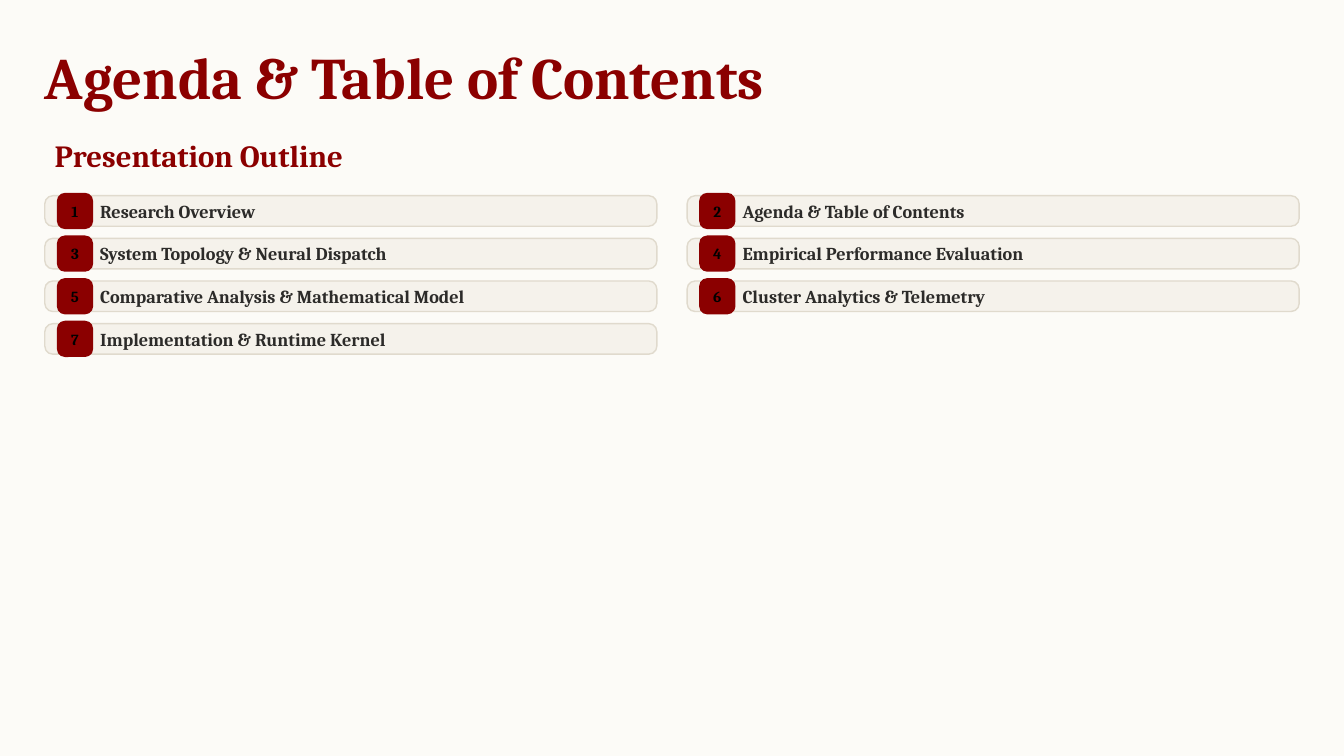
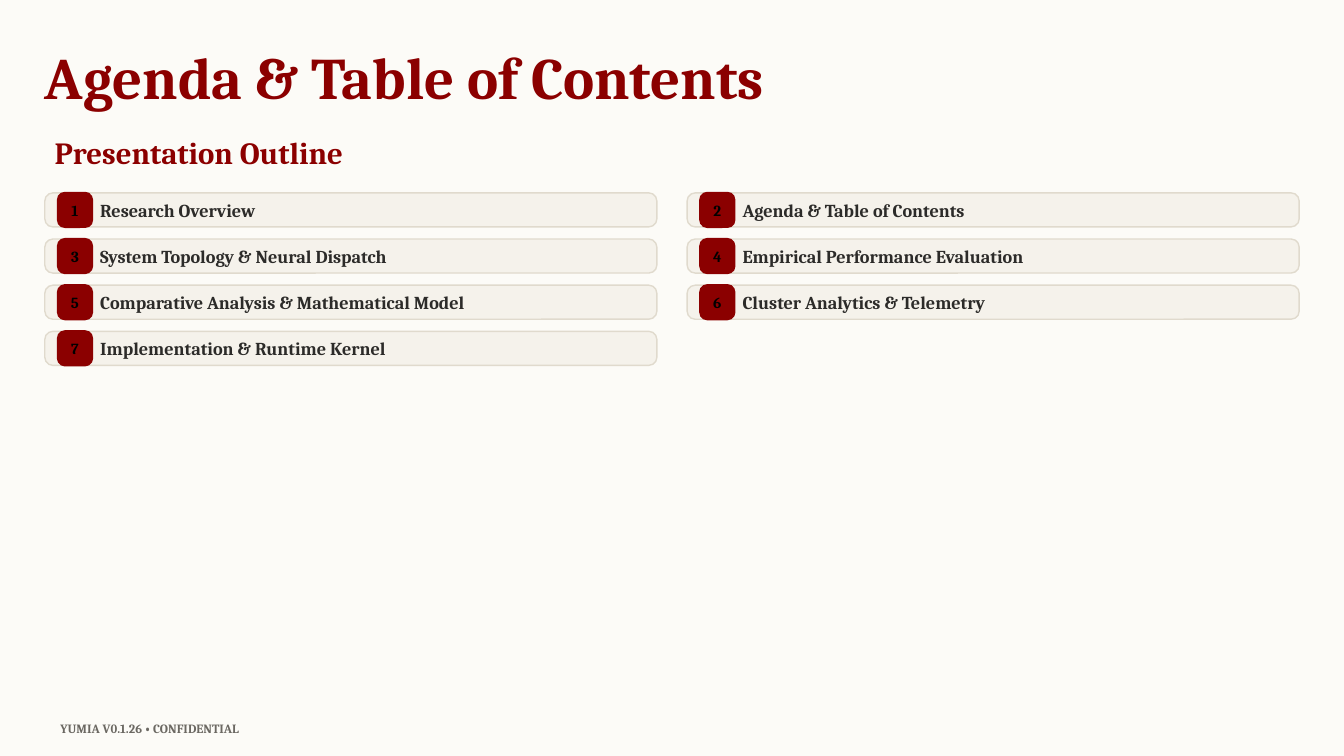
Before and after one commit to biagio-scaglia/Yumia-MD, a slide deck: slide 2 of presentation.pptx. Drawn at 1344x756 pixels with LibreOffice and Linux fonts; fonts in the diff are those of the drawing. Boxes give left, top, right and bottom in pixels: in the first picture for what was removed or moved away, otherwise in the second. Text is boxed around its words. In the diff, an @@ line names an element or a change of style, - is before the commit and + after.

Commit message:
fix(layout,pdf,pptx): implement full AST layout calculation for grid/compare/hero/diagram, fix PDF text contrast & watermark

```diff
--- a/presentation.pptx
+++ b/presentation.pptx
@@ rounded rectangle resized from (x1=44, y1=238, x2=656, y2=268) to (x1=44, y1=239, x2=656, y2=273) @@
@@ rounded rectangle resized from (x1=688, y1=238, x2=1300, y2=268) to (x1=688, y1=239, x2=1300, y2=273) @@
@@ rounded rectangle resized from (x1=44, y1=281, x2=656, y2=312) to (x1=44, y1=285, x2=656, y2=320) @@
@@ text "Comparative Analysis & Mathematical Model" moved from (x1=100, y1=290, x2=464, y2=307) to (x1=100, y1=296, x2=464, y2=313) @@
@@ rounded rectangle resized from (x1=688, y1=281, x2=1300, y2=312) to (x1=688, y1=285, x2=1300, y2=320) @@
@@ 2 texts, 2 rounded rectangles moved together from (x1=56, y1=278, x2=736, y2=315) to (x1=56, y1=284, x2=736, y2=321) @@
@@ text "Cluster Analytics & Telemetry" moved from (x1=743, y1=290, x2=985, y2=307) to (x1=743, y1=296, x2=985, y2=313) @@
@@ proportions changed in 7 elements at (x1=44, y1=193, x2=656, y2=227), (x1=688, y1=193, x2=1300, y2=227), (x1=44, y1=239, x2=656, y2=273), (x1=688, y1=239, x2=1300, y2=273), (x1=44, y1=285, x2=656, y2=320), (x1=688, y1=285, x2=1300, y2=320), (x1=44, y1=332, x2=656, y2=366) @@
@@ rounded rectangle resized from (x1=44, y1=324, x2=656, y2=354) to (x1=44, y1=332, x2=656, y2=366) @@
@@ text "7" moved from (x1=71, y1=335, x2=79, y2=345) to (x1=71, y1=344, x2=79, y2=354) @@
@@ rounded rectangle moved from (x1=56, y1=321, x2=93, y2=357) to (x1=56, y1=331, x2=93, y2=367) @@
@@ text "Implementation & Runtime Kernel" moved from (x1=100, y1=333, x2=386, y2=350) to (x1=100, y1=342, x2=386, y2=359) @@
@@ text added at (x1=60, y1=724, x2=239, y2=733), 9 pt, text #6B6862, bold @@
+YUMIA V0.1.26 • CONFIDENTIAL
```
Also in this commit, not shown: 6 other slides changed, 5 other files.
